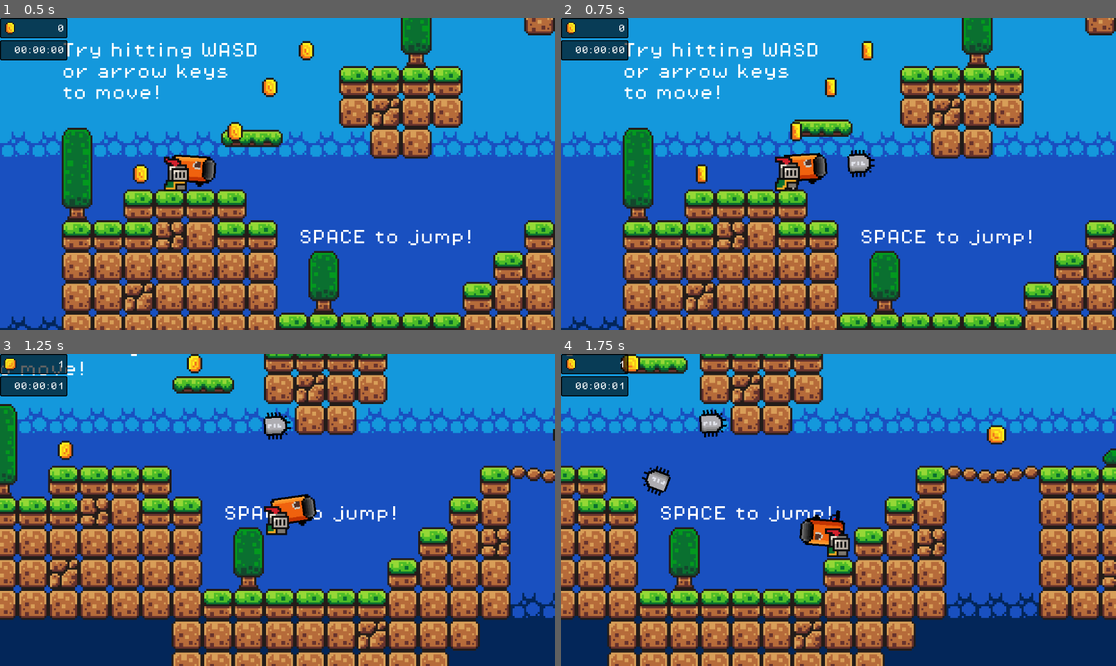
Above: before the commit, frames 1-4 (two rows, left to right).
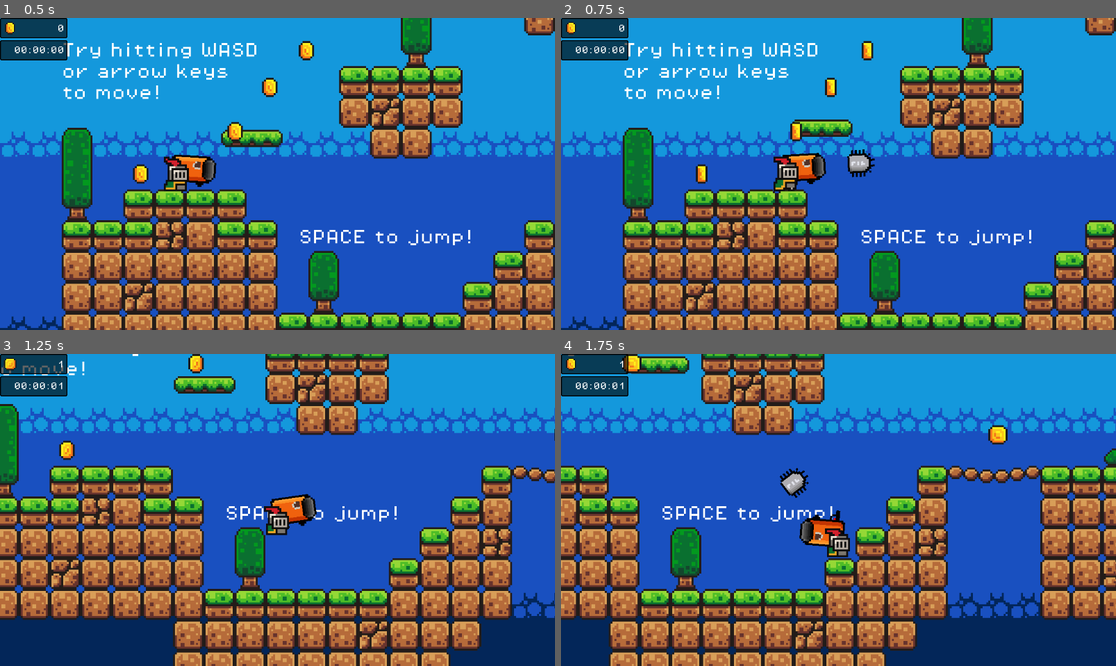
Above: after the commit, the same moments.

Repository: egorvania1/my-first-platformer
Game: Godot game, scene res://scenes/levels/level1.tscn
Same seed, same stepped clock (60 frames per second), same inputs: the game is played once before the commit and once after it. Sound files missing from this copy of the repository are replaced by a short silence.
Inputs (mouse positions are in pixels of both pictures, inside the frame that each line leads up to):
- Up to frame 1 (0.5 s): no input
- Up to frame 2 (0.75 s): move the mouse to (960, 158) at 0.52 s; hold D (move_right) from 0.53 s (still down); click (960, 158) at 0.6 s
- Up to frame 3 (1.25 s): keep holding D (move_right); tap Space (jump) at 0.77 s
- Up to frame 4 (1.75 s): keep holding D (move_right); move the mouse to (727, 525) at 1.27 s; click (727, 525) at 1.35 s; tap Space (jump) at 1.52 s

Frame 1 is identical in both runs. In frame 2, 0.4% of the frame differs, in the area x 38-57%, y 42-56%; in frame 3, 16%, in the area x 0-100%, y 0-100%; in frame 4, 16%.

Commit message:
Bullet collision changes + ricochets + bullet self-destruct
Bullet collectets coins
Bullet ricochets (can be set up in script)
Bullet self-destructs if not seen or if it ricochets too much

Diff:
--- a/project.godot
+++ b/project.godot
@@ -64,6 +64,7 @@
 2d_physics/layer_1="level"
 2d_physics/layer_2="player"
 2d_physics/layer_3="enemy"
+2d_physics/layer_4="player_bullet"
 
 [rendering]
 
--- a/scenes/gun_bullet.tscn
+++ b/scenes/gun_bullet.tscn
@@ -6,7 +6,6 @@
 [sub_resource type="CircleShape2D" id="CircleShape2D_vcpk2"]
 
 [node name="GunBullet" type="CharacterBody2D"]
-collision_layer = 4
 script = ExtResource("1_bvxop")
 
 [node name="RedactedProjectile" type="Sprite2D" parent="."]
@@ -14,3 +13,8 @@
 
 [node name="CollisionShape2D" type="CollisionShape2D" parent="."]
 shape = SubResource("CircleShape2D_vcpk2")
+
+[node name="VisibleOnScreenNotifier2D" type="VisibleOnScreenNotifier2D" parent="."]
+scale = Vector2(1.6, 1.6)
+
+[connection signal="screen_exited" from="VisibleOnScreenNotifier2D" to="." method="_on_visible_on_screen_notifier_2d_screen_exited"]
--- a/scenes/level_stuff/coin.tscn
+++ b/scenes/level_stuff/coin.tscn
@@ -186,7 +186,7 @@
 }
 
 [node name="Coin" type="Area2D"]
-collision_mask = 2
+collision_mask = 10
 script = ExtResource("1_tfnvs")
 
 [node name="AnimatedSprite2D" type="AnimatedSprite2D" parent="."]
--- a/scripts/gun_bullet.gd
+++ b/scripts/gun_bullet.gd
@@ -1,10 +1,24 @@
 extends CharacterBody2D
 
-
 const SPEED = 300.0
+var ttl = 3
 
 func _ready() -> void:
 	velocity = transform.x * Vector2(SPEED, SPEED)
 
 func _physics_process(delta: float) -> void:
-	move_and_slide()
+	var collision = move_and_collide(velocity * delta)
+	if collision:
+		if ttl == 0: destroy()
+		else: ttl -= 1
+		velocity = velocity.bounce(collision.get_normal())
+		look_at(velocity)
+		#if collision.get_collider().has_method("hit"):
+		#	collision.get_collider().hit()
+
+
+func _on_visible_on_screen_notifier_2d_screen_exited() -> void:
+	destroy()
+
+func destroy():
+	queue_free()
